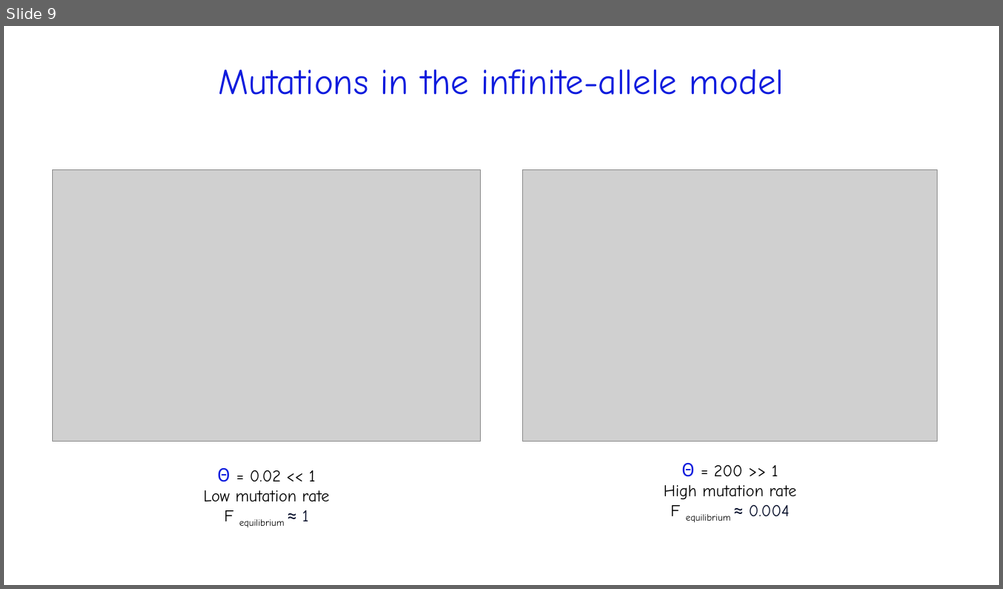
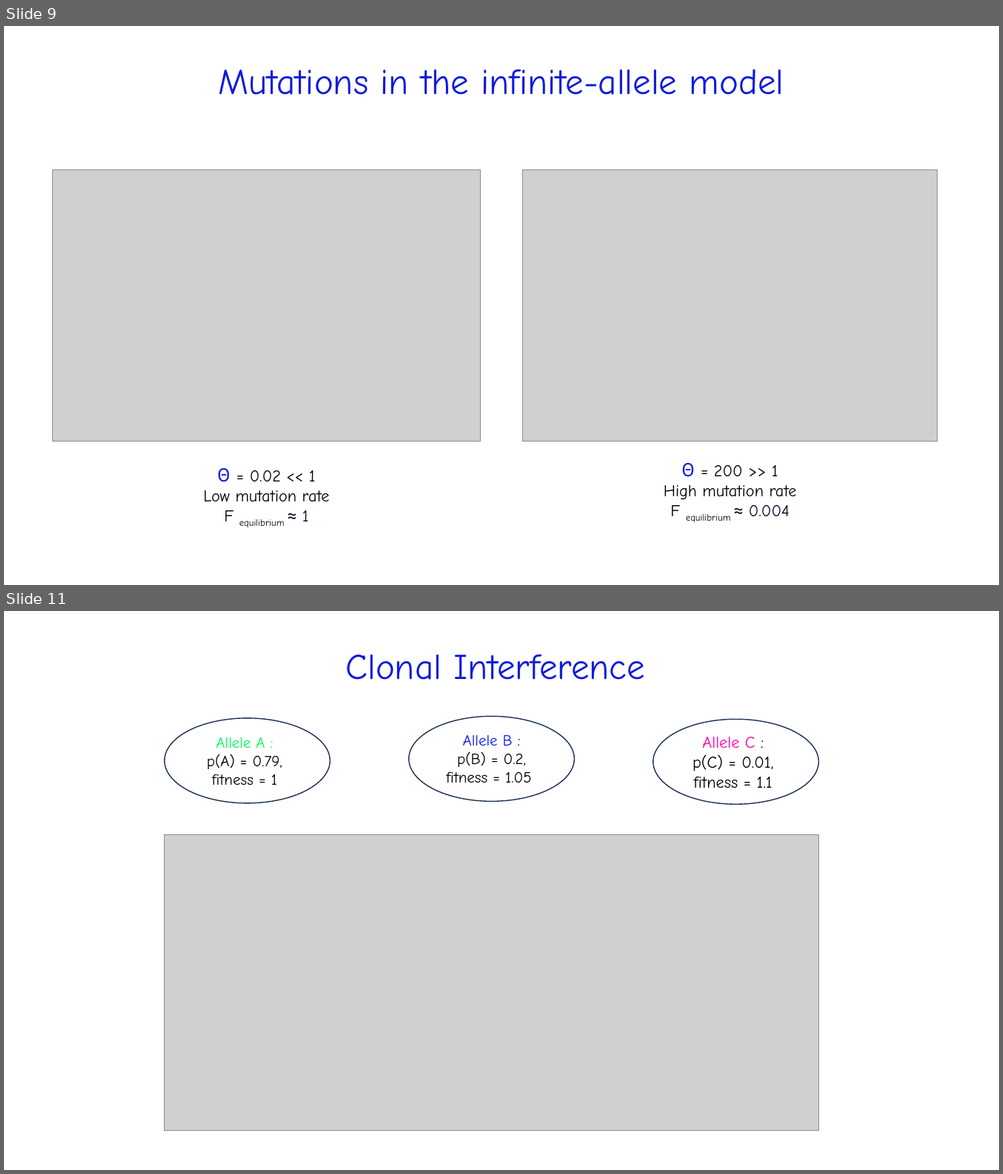
Before and after one commit to kgaydukova/PopulationGeneticsProject, a slide deck: GPOP_Gaydukova_slides.pptx. Shown one above the other, each under a label of ours: slide 9 before the commit, slides 9 and 11 after it; the slides between them are not shown. The pictures are 1003x589 and 1003x1174 pixels, drawn with LibreOffice and Linux fonts; fonts in the diff are those of the drawing; grey boxes stand for pictures. Boxes give left, top, right and bottom in pixels: in the first picture for what was removed or moved away, otherwise in the second. Text is boxed around its words. In the diff, an @@ line names an element or a change of style, - is before the commit and + after.

```diff
--- a/GPOP_Gaydukova_slides.pptx
+++ b/GPOP_Gaydukova_slides.pptx
@@ slide 11 added at <box>4,611,999,1170</box>, background #FFFFFF @@
@@ title added at <box>345,654,645,680</box>, 35 pt, text #0E1BDD @@
+Clonal Interference
@@ ellipse added at <box>165,718,330,803</box>, fill #FFFFFF, outline #1E3256 1 pt @@
@@ ellipse added at <box>408,716,574,801</box>, fill #FFFFFF, outline #1E3256 1 pt @@
@@ ellipse added at <box>653,719,819,804</box>, fill #FFFFFF, outline #1E3256 1 pt @@
@@ text added at <box>207,737,282,785</box>, 15 pt, text #000000 @@
+Allele A :
+p(A) = 0.79,
+fitness = 1
@@ text added at <box>446,735,532,783</box>, 15 pt, text #000000 @@
+Allele B :
+p(B) = 0.2, fitness = 1.05
@@ text added at <box>692,737,773,788</box>, 16 pt, text #000000 @@
+Allele C :
+p(C) = 0.01,
+fitness = 1.1
@@ picture added at <box>165,835,819,1131</box> @@
```
Also in this commit, not shown: 3 slides changed, 5 other slides added, 1 other file.
